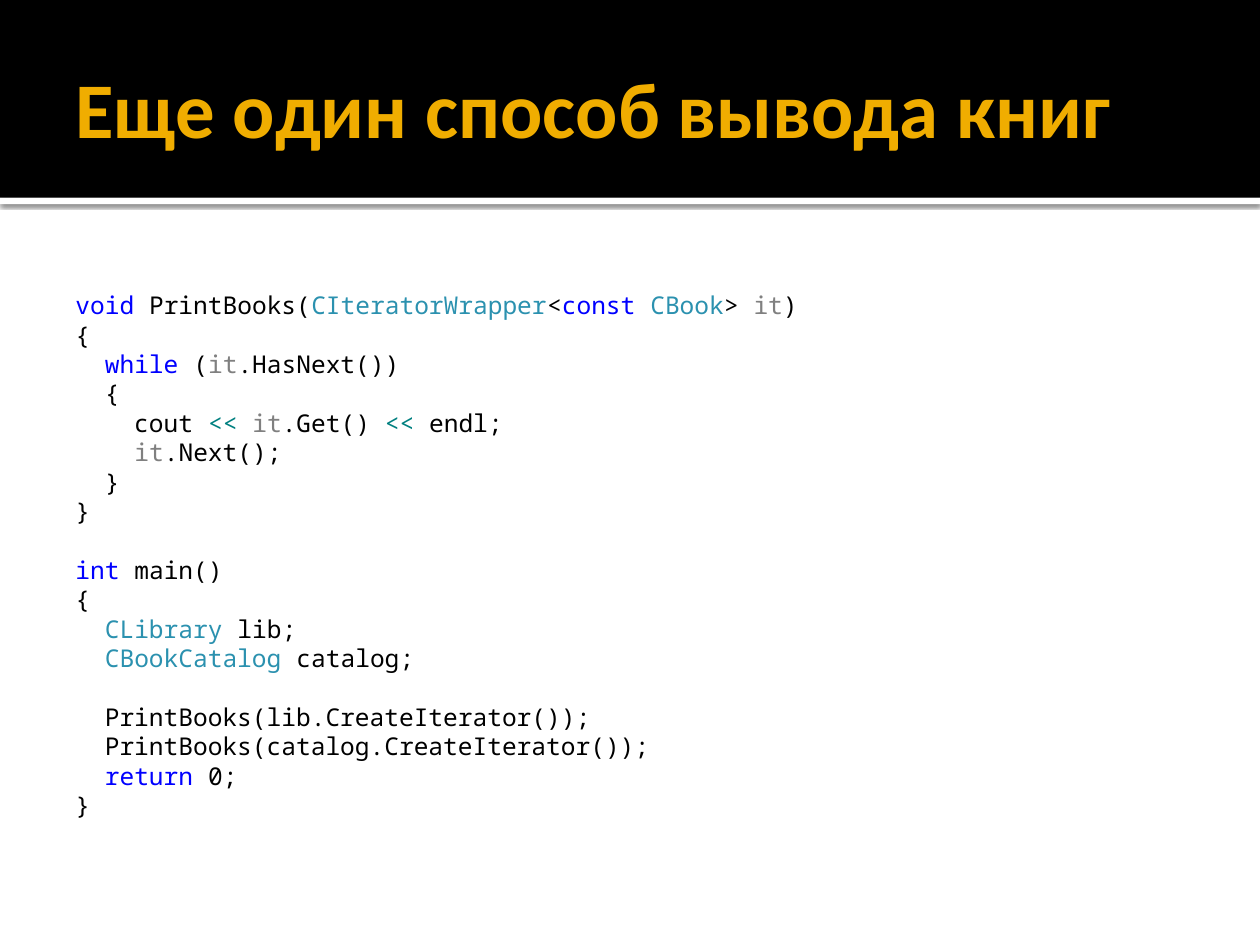
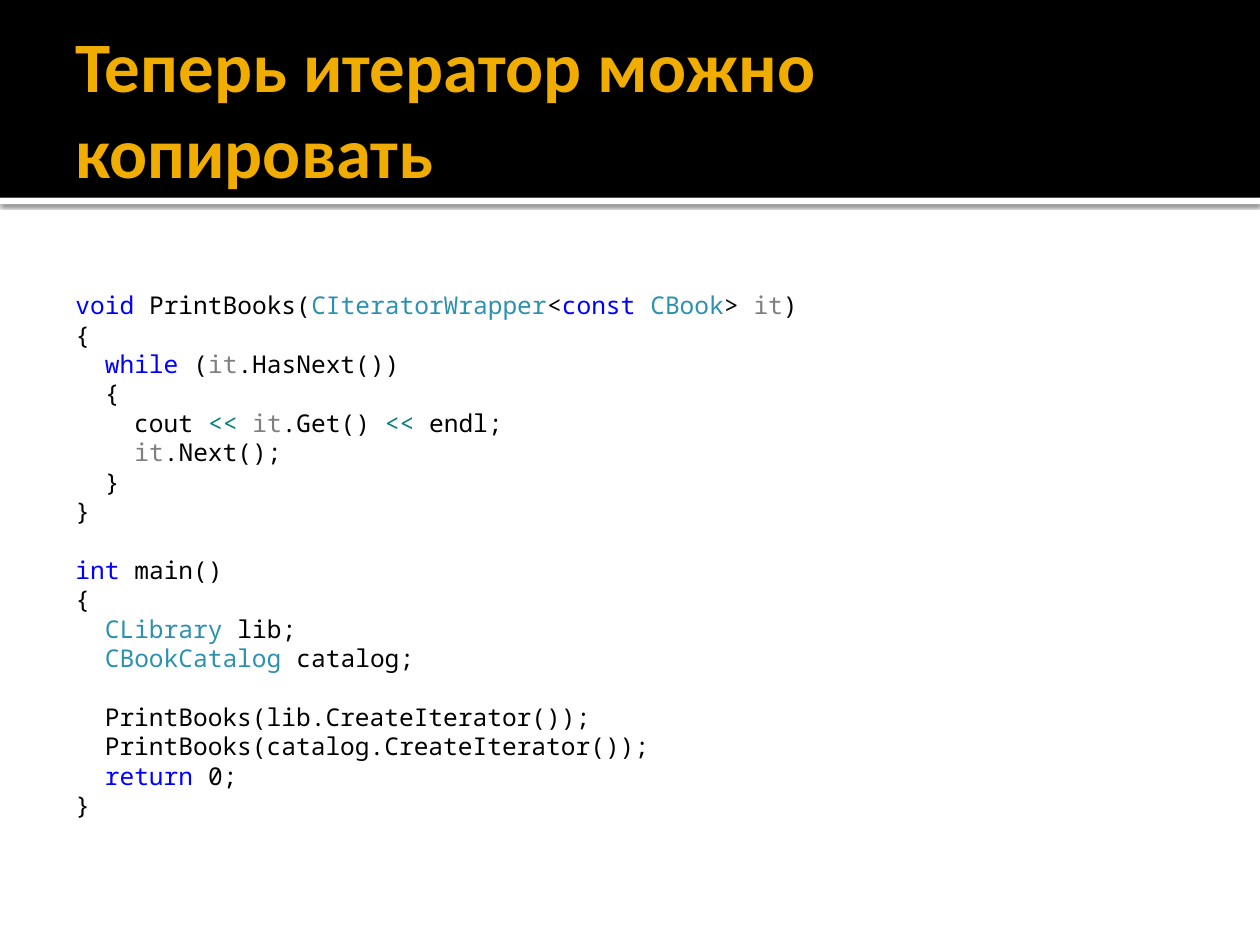
Before and after one commit to alexey-malov/ood, a slide deck: slide 21 of lectures/09.iterator/iterator.pptx. Drawn at 1260x945 pixels with LibreOffice and Linux fonts; fonts in the diff are those of the drawing. Boxes give left, top, right and bottom in pixels: in the first picture for what was removed or moved away, otherwise in the second. Text is boxed around its words. In the diff, an @@ line names an element or a change of style, - is before the commit and + after.

Commit message:
Обновил лекцию по паттерну "Итератор"

```diff
--- a/lectures/09.iterator/iterator.pptx
+++ b/lectures/09.iterator/iterator.pptx
@@ title at (76,46,816,189): text changed; size 45 to 40.5 pt @@
-Еще один способ вывода книг
+Теперь итератор можно копировать
```
Also in this commit, not shown: 4 other slides changed, 3 slides added, 1 slide removed, 1 other file.
